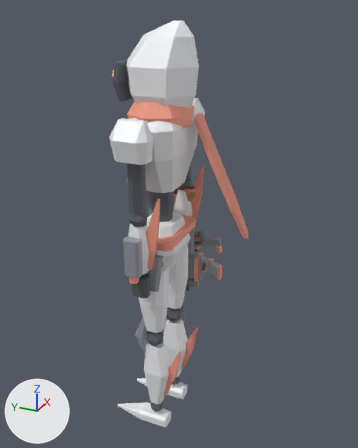
The glTF model game/player/robot/specter.glb, before and after one commit.
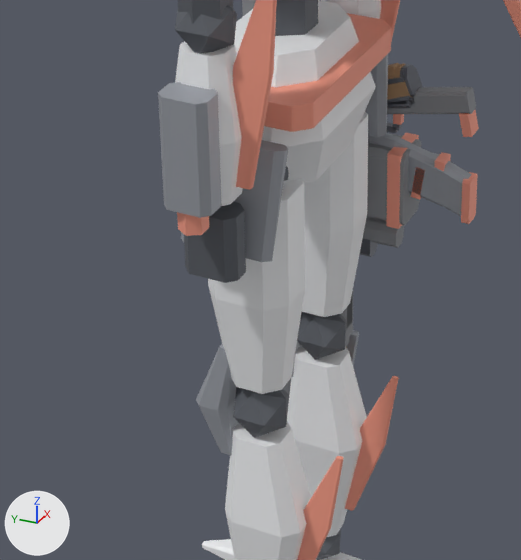
Each version appears first whole from a 50 mm camera at (-1.715, -0.844, 1.885) aimed at (0.049, -0.05, 1.003), and next in a close-up on the part from 21% to 66% of the width and 47% to 86% of the height. The axes (+X, +Y, +Z) are drawn at lower left. The lights are the same throughout. The first two pictures are the older version. Vertices at exactly the same position are counted once.

In view in the first close-up: 'Specter'.
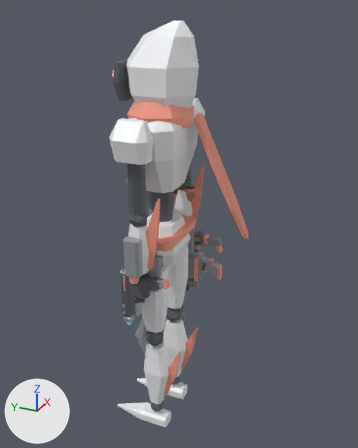
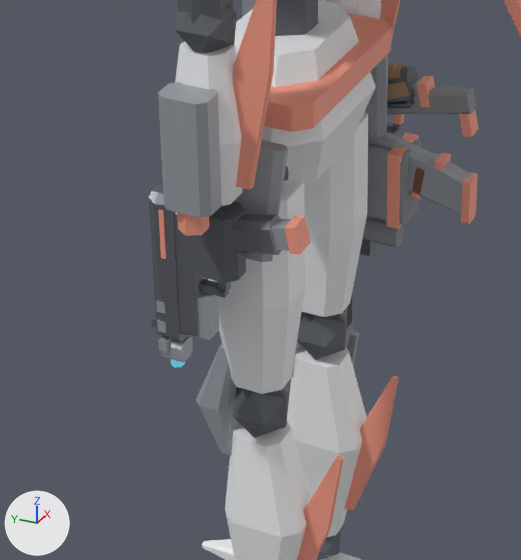
What changed in the scene script:
```text
Change me_specter:
    remove me_specter.from_pydata(...)  # 3940 vertices, 6835 faces; spans x -0.29..0.29, y -0.35..0.22, z -0.03..1.81
    add me_specter.from_pydata(...)  # 4268 vertices, 7371 faces; spans x -0.29..0.29, y -0.35..0.22, z -0.03..1.81
    me_specter part 1: the loose piece of 16 vertices spanning x 0.2..0.23, y -0.1..0.03, z 0.81..0.89 is copied, and the copy is moved by (-0.43, 0.0, 0.0), in mat_akimbo_gun (grey #73767e); it spans x -0.23..-0.2, y -0.09..0.02, z 0.82..0.88
    me_specter part 2: the loose piece of 16 vertices spanning x 0.2..0.23, y 0.02..0.05, z 0.68..0.88 is copied, and the copy is moved by (-0.43, 0.0, 0.0), in mat_akimbo_gun (grey #73767e); it spans x -0.23..-0.2, y 0.02..0.05, z 0.69..0.88
    me_specter part 3: a new loose piece, a box spanning x -0.221..-0.209, y -0.018..-0.007, z 0.763..0.823, in mat_akimbo_gun (grey #73767e)
    me_specter part 4: a new loose piece, a box spanning x -0.221..-0.209, y -0.015..0.023, z 0.756..0.766, in mat_akimbo_gun (grey #73767e)
    me_specter part 5: the loose piece of 24 vertices spanning x 0.19..0.24, y 0.05..0.09, z 0.66..0.89 is copied, and the copy is scaled about its middle by (0.848, 0.905, 0.915), then moved by (-0.43, 0.0, 0.0), in mat_akimbo_gun (grey #73767e); it spans x -0.23..-0.2, y 0.05..0.08, z 0.67..0.89
    me_specter part 6: a new loose piece, a box spanning x -0.219..-0.211, y 0.084..0.096, z 0.679..0.691, in mat_akimbo_gun (grey #73767e)
    me_specter part 7: the loose piece of 8 vertices spanning x 0.2..0.23, y -0.1..0.01, z 0.83..0.88 is copied, and the copy is scaled about its middle by (0.923, 1.19, 0.939), then moved by (0.0, -0.01, 0.0), in mat_akimbo_detail (grey #a2a6ad); it spans x 0.2..0.23, y -0.12..0.02, z 0.83..0.88
    me_specter part 8: a new loose piece, a box spanning x -0.228..-0.202, y 0.005..0.023, z 0.69..0.75, in mat_akimbo_detail (grey #a2a6ad)
    me_specter part 9: a new loose piece, a box spanning x -0.234..-0.196, y 0.066..0.078, z 0.717..0.733, in mat_akimbo_detail (grey #a2a6ad)
    me_specter part 10: a new loose piece, a box spanning x -0.234..-0.196, y 0.066..0.078, z 0.687..0.703, in mat_akimbo_detail (grey #a2a6ad)
    me_specter part 11: a new loose piece, a box spanning x -0.234..-0.196, y 0.066..0.078, z 0.657..0.673, in mat_akimbo_detail (grey #a2a6ad)
    me_specter part 12: the loose piece of 16 vertices spanning x 0.17..0.19, y 0.06..0.08, z 0.69..0.72 is copied, and the copy is moved by (-0.4, -0.01, -0.05), in mat_akimbo_detail (grey #a2a6ad); it spans x -0.23..-0.2, y 0.05..0.08, z 0.64..0.67
    me_specter part 13: the loose piece of 8 vertices spanning x 0.2..0.23, y -0.1..0.01, z 0.83..0.88 is copied, and the copy is scaled about its middle by (0.923, 1.19, 0.939), then moved by (-0.43, -0.01, 0.0), in mat_akimbo_detail (grey #a2a6ad); it spans x -0.23..-0.2, y -0.12..0.02, z 0.83..0.88
    me_specter part 14: the loose piece of 8 vertices spanning x 0.21..0.22, y -0.08..-0.07, z 0.81..0.84 is copied, and the copy is moved by (0.0, -0.04, 0.04), in mat_akimbo_accent (beige #f9a089); it spans x 0.2..0.23, y -0.13..-0.1, z 0.85..0.89
    me_specter part 15: a new loose piece, a box spanning x -0.234..-0.196, y 0.0605..0.0675, z 0.8..0.87, in mat_akimbo_accent (beige #f9a089)
    me_specter part 16: the loose piece of 8 vertices spanning x 0.21..0.22, y -0.08..-0.07, z 0.81..0.84 is copied, and the copy is moved by (-0.43, -0.04, 0.04), in mat_akimbo_accent (beige #f9a089); it spans x -0.23..-0.2, y -0.13..-0.1, z 0.85..0.89
    me_specter part 17: a new loose piece, a 6-sided cylinder along z spanning x -0.224..-0.206, y 0.054..0.07, z 0.628..0.648, in mat_akimbo_lens (dark blue #3f5969, glowing cyan #59b3cb)
    other edits to the shape of me_specter do not show in these pictures
    add me_specter.materials.append(mat_akimbo_gun)  # grey #73767e
    add me_specter.materials.append(mat_akimbo_detail)  # grey #a2a6ad
    add me_specter.materials.append(mat_akimbo_accent)  # beige #f9a089
    add me_specter.materials.append(mat_akimbo_lens)  # dark blue #3f5969, glowing cyan #59b3cb
```

Pixel boxes (x1, y1, x2, y2) of what changed, in the close-ups (521 x 560 px):
'Specter', reshaped: before (158, 0, 521, 560); after (149, 0, 521, 560)
part 1 of me_specter, added: after (231, 214, 282, 255)
part 2 of me_specter, added: after (173, 212, 207, 336)
part 3 of me_specter, added: after (218, 281, 231, 293)
part 4 of me_specter, added: after (199, 279, 229, 298)
part 5 of me_specter, added: after (149, 186, 188, 343)
part 6 of me_specter, added: after (152, 316, 156, 328)
part 7 of me_specter, added (mostly hidden): after (412, 79, 421, 95)
part 8 of me_specter, added: after (196, 292, 219, 340)
part 9 of me_specter, added: after (156, 300, 165, 314)
part 10 of me_specter, added: after (157, 320, 166, 333)
part 11 of me_specter, added: after (158, 336, 171, 352)
part 12 of me_specter, added: after (161, 336, 193, 363)
part 13 of me_specter, added: after (270, 219, 291, 251)
part 14 of me_specter, added: after (416, 76, 435, 107)
part 15 of me_specter, added: after (158, 210, 166, 259)
part 16 of me_specter, added: after (284, 216, 311, 254)
part 17 of me_specter, added: after (171, 359, 185, 368)
